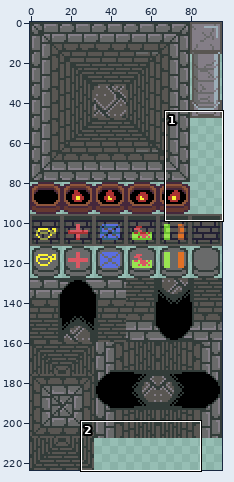
A sprite sheet gets an edit: assets/art/tileset-16.png. Above, an overview of the earlier version with the close-up marked.
Close-up. Old version:
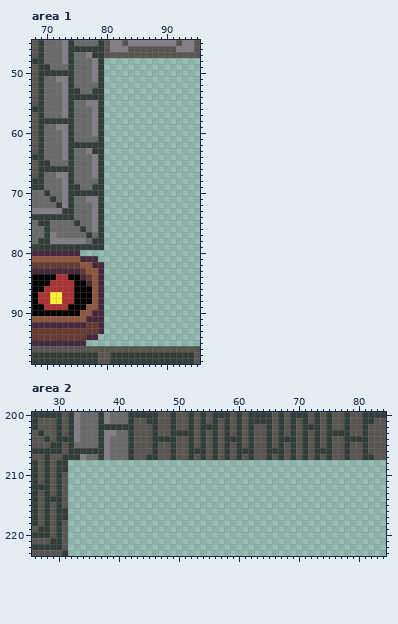
The file is 96x224 pixels. Shown: area 1: x 68..95, y 45..98; area 2: x 26..84, y 200..223.
The result:
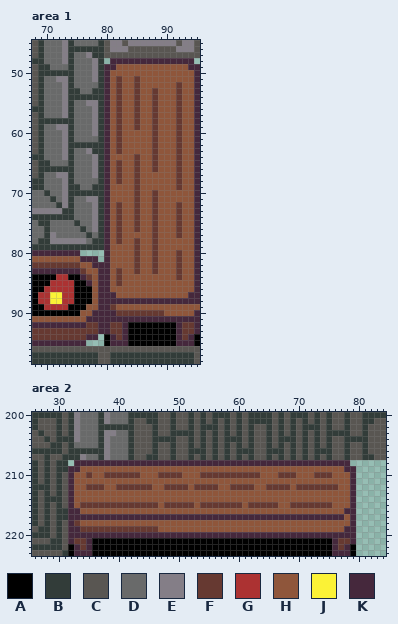
Palette (. is transparent): A #000000  B #323c39  C #595652  D #696a6a  E #847e87  F #663931  G #ac3232  H #8f563b  J #fbf236  K #45283c
From old to new:
Changed rows in their new state; - is an unchanged pixel.
Area 1:
first column x 80:
48 -KKKKKKKKKKKKKK-
49 KKHHHHHHHHHHHHKK
50 KHHHHHHHHHHHHHHK
51 KHFHHFHHHHHHHHHK
52 KHFHHFHHHHHHFHHK
53 KHFHHFHHFHHHFHHK
54 KHFHHFHHFHHHFHHK
55 KHFHHFHHFHHHFHHK
56 KHFHHFHHFHHHFHHK
57 KHFHHFHHFHHHFHHK
58 KHFHHFHHFHHHFHHK
59 KHFHHFHHFHHHFHHK
60 KHFHHHHHFHHHFHHK
61 KHFHHHHHFHHHFHHK
62 KHFHHHHHFHHHFHHK
63 KHFHHHHHFHHHFHHK
64 KHHHHFHHFHHHFHHK
65 KHFHHFHHFHHHFHHK
66 KHFHHFHHFHHHFHHK
67 KHFHHFHHHHHHFHHK
68 KHFHHFHHHHHHFHHK
69 KHHHHFHHHHHHFHHK
70 KHHHHFHHFHHHHHHK
71 KHHHHFHHFHHHHHHK
72 KHFHHFHHFHHHFHHK
73 KHFHHFHHFHHHFHHK
74 KHFHHFHHFHHHFHHK
75 KHFHHFHHFHHHFHHK
76 KHFHHFHHFHHHFHHK
77 KHFHHHHHFHHHFHHK
78 KHFHHFHHFHHHHHHK
79 KHHHHFHHFHHHHHHK
80 KHHHHFHHFHHHFHHK
81 KHHHHFHHFHHHFHHK
82 KHHHHFHHFHHHFHHK
83 KHFHHFHHFHHHFHHK
84 KHFHHHHHHHHHFHHK
85 KHFHHHHHHHHHHHHK
86 KHHHHHHHHHHHHHHK
87 KKHHHHHHHHHHHHKK
88 KKKKKKKKKKKKKKKK
89 KFHHHHHHHHHHHHHH
90 KKFFFFFFFFHHHHHK
91 KKKKKKKKKKKKKKKK
92 KFFKAAAAAAAAKFFK
93 KFFKAAAAAAAAKFFK
94 AKFKAAAAAAAAKFKA
95 AKKKAAAAAAAAKKKA
Area 2:
first column x 32:
208 -KKKKKKKKKKKKKKKKKKKKKKKKKKKKKKKKKKKKKKKKKKKKKK-
209 KKHHHHHHHHHHHHHHHHHHHHHHHHHHHHHHHHHHHHHHHHHHHHKK
210 KHHFHHFFFFFFHHHFFFFHHHFFFFFFFFFFHHHFFFHHHFFFHHHK
211 KHHHHHHHHHHHHHHHHHHHHHHHHHHHHHHHHHHHHHHHHHHHHHHK
212 KHHFFFHHFFFFFFHHFFFFHFFFFHHFFFFHHFFFFHFFFFFFFHHK
213 KHHHHHHHHHHHHHHHHHHHHHHHHHHHHHHHHHHHHHHHHHHHHHHK
214 KHHHHHHHHHHHHHHHHHHHHHHHHHHHHHHHHHHHHHHHHHHHHHHK
215 KHFFFFFFFFFFFFFHFFFFFHFFFFFFFHFFFFFHHFFFFFFFHHHK
216 KKHHHHHHHHHHHHHHHHHHHHHHHHHHHHHHHHHHHHHHHHHHHHKK
217 KKKKKKKKKKKKKKKKKKKKKKKKKKKKKKKKKKKKKKKKKKKKKKHK
218 KFHHHHHHHHHHHHHHHHHHHHHHHHHHHHHHHHHHHHHHHHHHHHHK
219 KKFFFFFFFFFFFFFHHHHHHHHHHHHHHHHHHHHHHHHHHHHHHHKK
220 KKKKKKKKKKKKKKKKKKKKKKKKKKKKKKKKKKKKKKKKKKKKKKKK
221 KFFKAAAAAAAAAAAAAAAAAAAAAAAAAAAAAAAAAAAAAAAAKFFK
222 AKFKAAAAAAAAAAAAAAAAAAAAAAAAAAAAAAAAAAAAAAAAKFKA
223 AKKKAAAAAAAAAAAAAAAAAAAAAAAAAAAAAAAAAAAAAAAAKKKA
